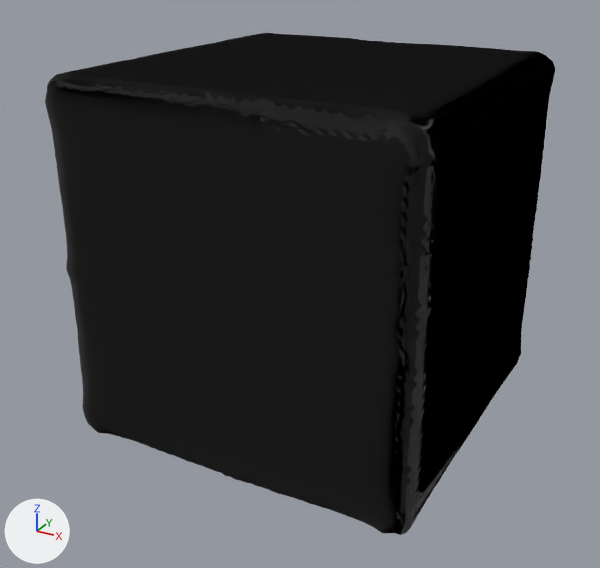
A saved change to the FBX model Assets/Prefabs/Blockcetenr.fbx.
Rendered twice from a camera (50 mm lens) standing at (2.02, -3.96, 1.68) and looking at (-0.08, -0.15, -0.23). Lighting does not change. The marker at lower left points along +X, +Y and +Z. Where no turn or scale is listed for an object, it has been applied to the vertices.
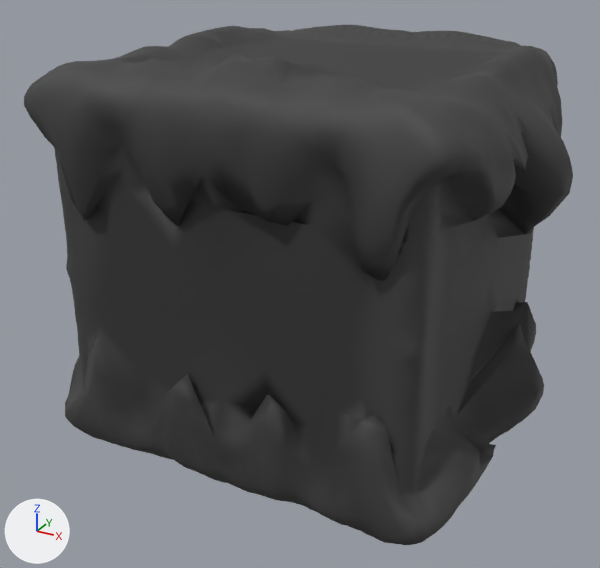
What changed in the scene script:
```text
Change img_block_png:
    img_block_png: load_image('block.png', '../Models/block.png', 1024, 1024, 'Non-Color') -> load_image('block.png', '../Models/block.png', 1024, 1024, 'sRGB')
Change mat_material:
    where n2 = _N.new('ShaderNodeTexImage'); n2.name = 'Image Texture'
    where n0 = _N.new('ShaderNodeBsdfPrincipled'); n0.name = 'Principled BSDF'
    remove n3 = _N.new('ShaderNodeNormalMap'); n3.name = 'Normal Map'
    remove _L.new(n2.outputs[0], n3.inputs[1])  # 'Color' to 'Color'
    remove _L.new(n3.outputs[0], n0.inputs[5])  # 'Normal' to 'Normal'
    add _L.new(n2.outputs[0], n0.inputs[0])  # 'Color' to 'Base Color'
Change me_cube:
    used by ob_cube; location = (0.0, 0.0, 0.0)
    remove me_cube.from_pydata(...)  # 5358 vertices, 10712 faces; spans x -1.02..0.98, y -1.04..0.95, z -1.0..1.0
    add me_cube.from_pydata(...)  # 5358 vertices, 10712 faces; spans x -1.33..1.33, y -1.13..1.16, z -1.12..1.11
    me_cube part 1: 1782 of 5358 vertices moved; they spanned x -1.02..0.98, y -1.04..0.95, z 0.25..1.0 and now span x -1.33..1.32, y -1.13..1.16, z 0.16..1.11; mean shift (0.0, 0.02, 0.0); largest move (0.98, -0.11, 0.75) -> (1.32, -0.1, 0.51)
    me_cube part 2: 1764 of 5358 vertices moved; they spanned x -1.02..0.98, y -1.04..0.95, z -1.0..-0.25 and now span x -1.33..1.33, y -1.13..1.15, z -1.12..-0.15; mean shift (0.0, 0.02, 0.0); largest move (0.98, -0.11, -0.75) -> (1.33, -0.1, -0.52)
```

Boxes (x1, y1, x2, y2) around the edits, measured in the pictures (600 x 568 px; the box of a moved part takes in the faces that stretch with it):
'Cube', surface changed, recoloured, reshaped (8% wider)
    before: (45, 33, 555, 535)
    after: (24, 25, 573, 545)
part 1 of me_cube, moved or reshaped
    before: (45, 33, 555, 291)
    after: (24, 25, 573, 291)
part 2 of me_cube, moved or reshaped
    before: (82, 277, 525, 535)
    after: (65, 277, 544, 545)
